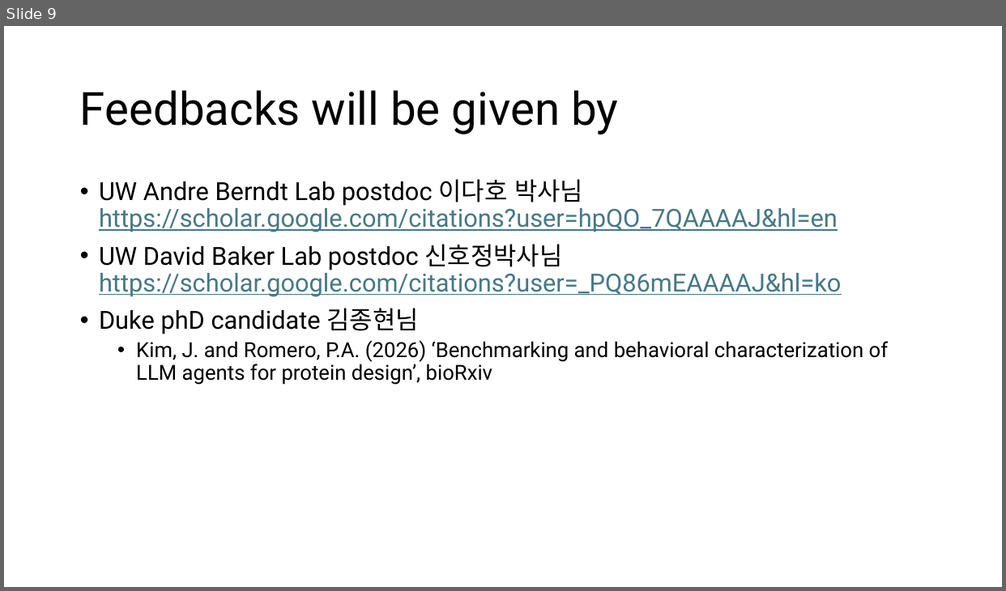
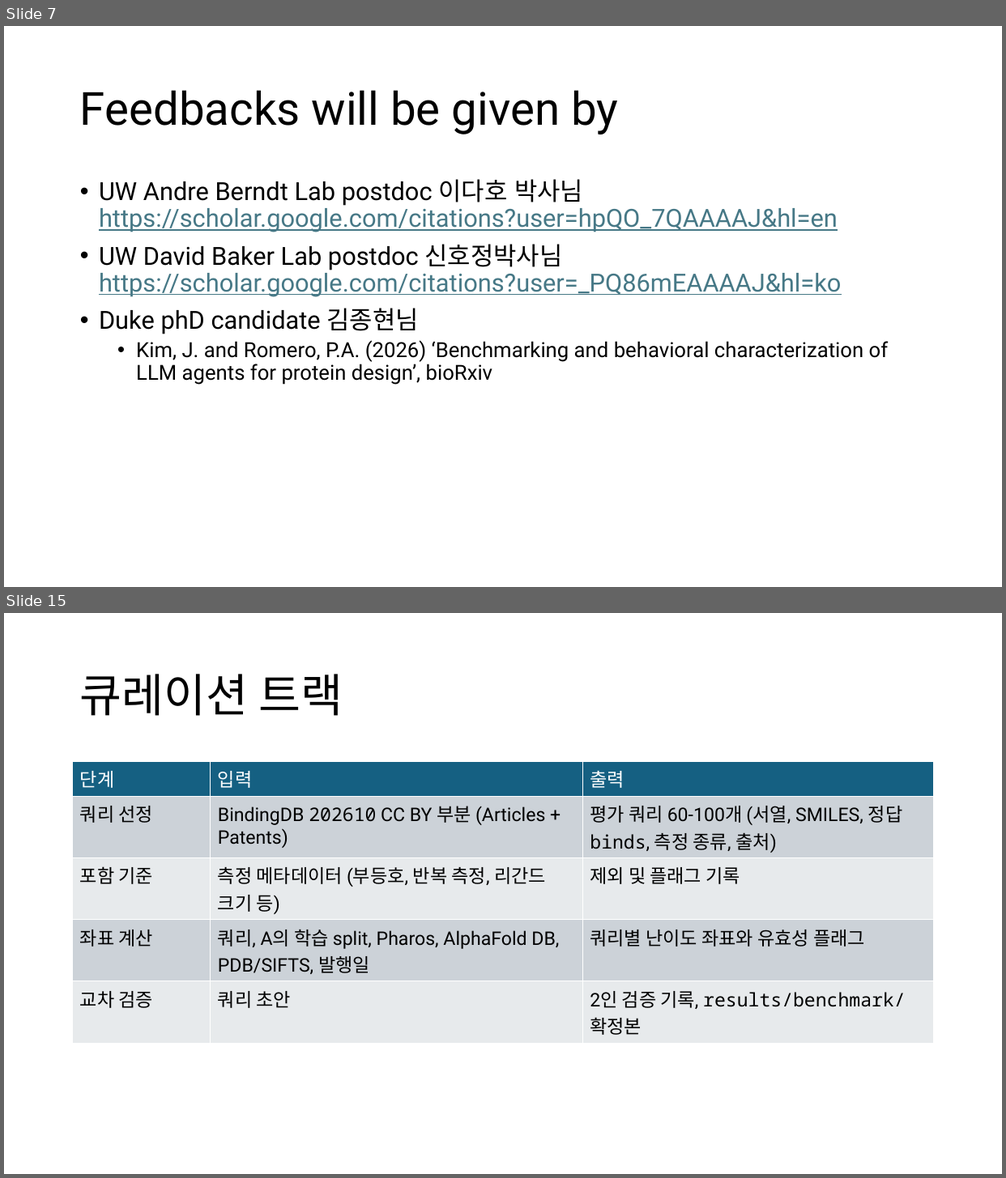
Before and after one commit to Pseudo-Lab/abstain-dti, a slide deck: docs/weekly/w01/week1_onboarding.pptx. Shown one above the other, each under a label of ours: slide 9 before the commit, slides 7 and 15 after it; the slides between them are not shown. The pictures are 1006x591 and 1006x1178 pixels, drawn with LibreOffice and Linux fonts; fonts in the diff are those of the drawing. Boxes give left, top, right and bottom in pixels: in the first picture for what was removed or moved away, otherwise in the second. Text is boxed around its words. In the diff, an @@ line names an element or a change of style, - is before the commit and + after.

```diff
--- a/docs/weekly/w01/week1_onboarding.pptx
+++ b/docs/weekly/w01/week1_onboarding.pptx
@@ slide 15 added at (4, 613, 1002, 1174), background #FFFFFF @@
@@ title added at (80, 674, 343, 716), 44 pt, text #000000 @@
+큐레이션 트랙
@@ table added at (73, 762, 934, 1038), 5 rows, 3 columns @@
+단계 | 입력 | 출력
+쿼리 선정 | BindingDB 202610 CC BY 부분 (Articles + Patents) | 평가 쿼리 60-100개 (서열, SMILES, 정답 binds, 측정 종류, 출처)
+포함 기준 | 측정 메타데이터 (부등호, 반복 측정, 리간드 크기 등) | 제외 및 플래그 기록
+좌표 계산 | 쿼리, A의 학습 split, Pharos, AlphaFold DB, PDB/SIFTS, 발행일 | 쿼리별 난이도 좌표와 유효성 플래그
+교차 검증 | 쿼리 초안 | 2인 검증 기록, results/benchmark/ 확정본
@@ what was slide 9 is now slide 7 @@
```
Also in this commit, not shown: 6 slides changed, 13 other slides added, 1 slide removed.
